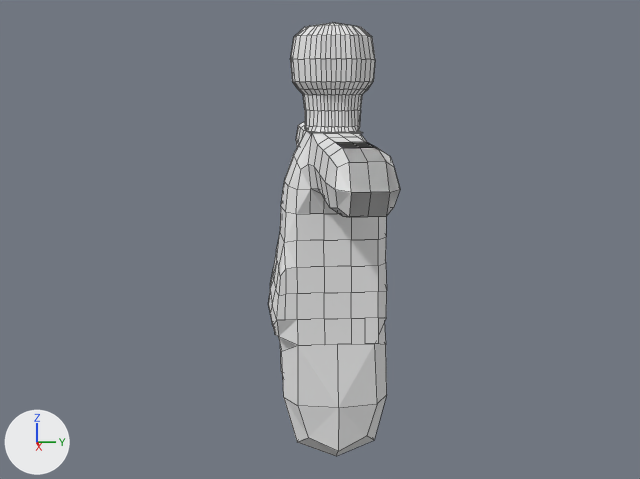
An edit to the Blender file Assets/Models/Player.blend, drawn before and after from the same camera.
Before and after are seen from a camera (50 mm lens) standing at (6.08, -6.23, 5.08) and looking at (-4.83, -5.42, 3.12). Every picture has the same lights, and +X, +Y and +Z are marked at lower left. Mesh edges are drawn as thin lines.

The older version as bpy lines, for what is in view:
```python
me_cube = bpy.data.meshes.new('Cube')
me_cube.from_pydata(...)  # 870 vertices, 785 faces; spans x -3.58..2.12, y -1.15..0.82, z -1.72..1.49
me_cube.materials.append(mat_material)  # its picture is missing
me_cube_007 = bpy.data.meshes.new('Cube.007')
me_cube_007.from_pydata(...)  # 112 vertices, 64 faces, 33 loose edges; spans x 2.07..3.58, y -0.48..0.39, z 0.32..0.7
me_cube_007.materials.append(mat_material)  # its picture is missing
me_cube_008 = bpy.data.meshes.new('Cube.008')
me_cube_008.from_pydata(...)  # 382 vertices, 430 faces, 36 loose edges; spans x 2.07..3.58, y -4.06..3.07, z 0.0..0.7
me_cube_008.materials.append(mat_material)  # its picture is missing
ob_player = bpy.data.objects.new('Player', me_cube)
ob_player.location = (-4.85, -5.23, 3.32)
ob_player.scale = (1.01, 0.735, 1.64)
ob_prefab = bpy.data.objects.new('Prefab', me_cube_007)
ob_prefab.location = (-4.85, -5.23, 3.32)
ob_prefab.scale = (1.01, 0.735, 1.64)
ob_rod = bpy.data.objects.new('Rod', me_cube_008)
ob_rod.location = (0.0, 0.0, 0.0)
ob_rod.hide_viewport = True
```
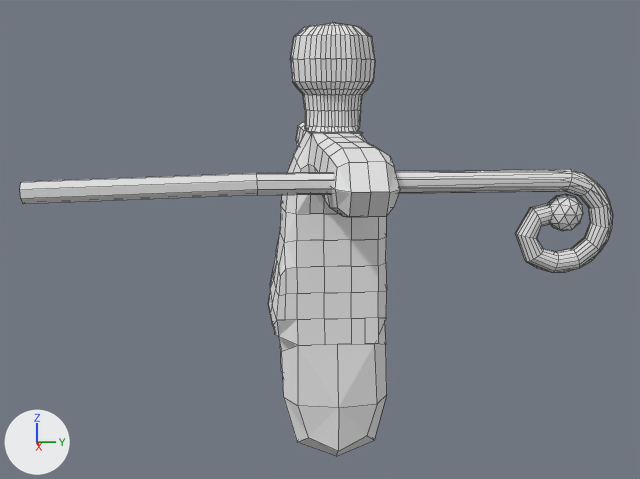
Diff of the bpy script that builds the scene:
```diff
--- a/Assets/Models/Player.blend.py
+++ b/Assets/Models/Player.blend.py
@@ me_cube_008 @@
 # used by ob_rod; location = (0.0, 0.0, 0.0)
-me_cube_008.from_pydata(...)  # 382 vertices, 430 faces, 36 loose edges; spans x 2.07..3.58, y -4.06..3.07, z 0.0..0.7
+me_cube_008.from_pydata(...)  # 355 vertices, 398 faces, 36 loose edges; spans x 2.07..3.58, y -4.06..3.07, z 0.0..0.7
+# me_cube_008 part 1
+# 27 vertices are removed from x 2.07..3.58, y -0.43..0.33, z 0.32..0.7
+# 38 faces are deleted
+# 6 new faces join them
 me_cube_008.materials.append(mat_material)
@@ ob_rod @@
 ob_rod = bpy.data.objects.new('Rod', me_cube_008)
-ob_rod.location = (0.0, 0.0, 0.0)
-ob_rod.hide_viewport = True
+ob_rod.location = (-4.85, -5.23, 3.32)
+ob_rod.scale = (1.01, 0.735, 1.64)
@@ ob_prefab @@
 ob_prefab = bpy.data.objects.new('Prefab', me_cube_007)
-ob_prefab.location = (-4.85, -5.23, 3.32)
-ob_prefab.scale = (1.01, 0.735, 1.64)
+ob_prefab.location = (0.0, 0.0, 0.0)
+ob_prefab.hide_viewport = True
```

Changed parts and their boxes (x1, y1, x2, y2) in the pictures (640 x 479 px):
'Rod', shown: after (20, 142, 613, 273)
'Prefab', hidden: before (319, 142, 400, 217)
part 1 of me_cube_008, cut back: after (320, 142, 386, 172)
